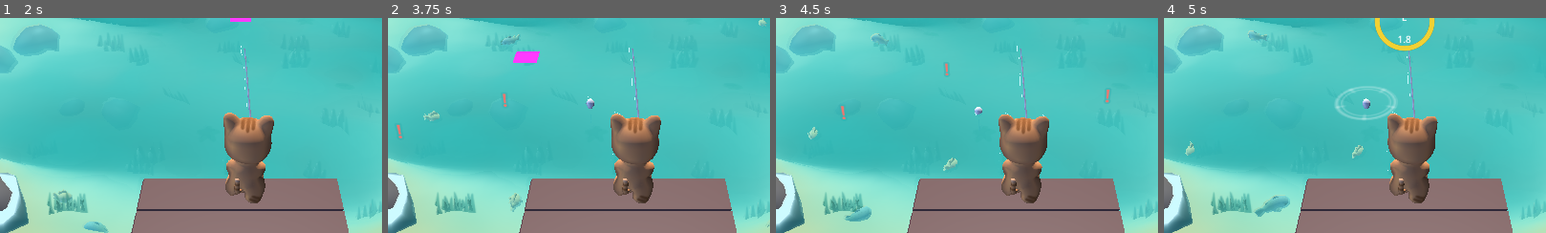
Above: before the commit, frames 1-4 (left to right).
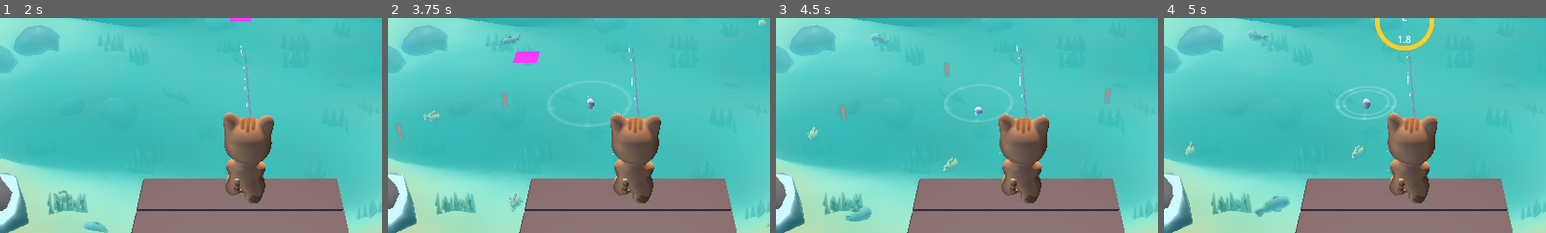
Above: after the commit, the same moments.

Repository: GoodGuyNoone/Juniper-Dev-Game-Jam
Game: Godot game, scene res://scenes/opening/splash.tscn
The game is run twice, just before and just after one commit, with the same random seed, the same clock (stepped at 60 frames per second) and the same inputs.
Inputs (mouse positions are % of the whole screen's width and height, from its top left):
- Up to frame 1 (2 s): tap Enter (ui_accept) at 0.5, 0.77 s; move the mouse to (72, 45) at 0.52 s; hold Right (ui_right) 0.53-1.25 s; tap E (interact) at 0.6 s; click (72, 45) at 0.67 s; click "New Game" at 1.25 s
- Up to frame 2 (3.75 s): drag from (30, 55) to (45, 70) at 2.02 s; move the mouse to (60, 28) at 2.77 s; hold Right (ui_right) 2.78-3.5 s; tap E (interact) at 2.85 s; drag from (45, 70) to (20, 35) at 3.52 s
- Up to frame 3 (4.5 s): move the mouse to (80, 65) at 4.27 s; hold Left (ui_left) from 4.28 s (still down); tap E (interact) at 4.35 s
- Up to frame 4 (5 s): keep holding Left (ui_left); tap Enter (ui_accept) at 4.52 s
The pictures show only the part of the screen within x 18-68%, y 49-99%; the shares and areas given below are measured in that part.

Frame 1 is identical in both runs. In frame 2, 0.3% of the frame differs, in the area x 41-64%, y 29-51%; in frame 3, 0.3%; in frame 4, 0.3%.

Commit message:
- fixed no idle splash

Diff:
--- a/scenes/gameplay/effects/WaterSplash.tscn
+++ b/scenes/gameplay/effects/WaterSplash.tscn
@@ -55,6 +55,6 @@
 unique_name_in_owner = true
 material_override = SubResource("ShaderMaterial_xerqv")
 amount = 4
-explosiveness = 0.8
+explosiveness = 0.55
 process_material = SubResource("ParticleProcessMaterial_r81qg")
 draw_pass_1 = SubResource("QuadMesh_3hlqi")
--- a/scripts/gameplay/world/buoy.gd
+++ b/scripts/gameplay/world/buoy.gd
@@ -28,7 +28,7 @@
 	_base_visuals_y = visuals.position.y
 	is_casted = true
 	visible = true
-	stop_splash()
+	start_idle_splash()
 	landed.emit(self)
 	_time_passed = 0.0
 
@@ -41,6 +41,13 @@
 	stop_splash()
 	retrieved.emit(self)
 	queue_free()
+
+
+func start_idle_splash() -> void:
+	if water_splash == null:
+		return
+
+	water_splash.start(WaterSplashFeedback.Mode.IDLE)
 
 
 func start_bite_splash() -> void:
